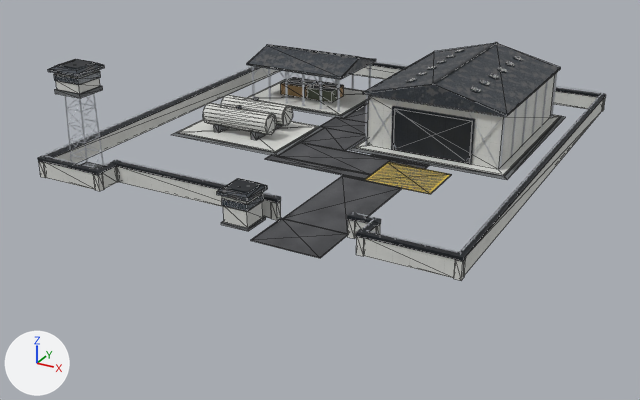
The glTF model Models/logistics_camp.glb, before and after one commit.
The view is the same before and after, from a 50 mm lens placed at (70.8, -140.6, 56.7), pointed at (-1.6, -9.0, -9.1). Every picture has the same lights, and +X, +Y and +Z are marked at lower left. The first picture is the older version. Mesh edges are drawn as thin lines on the coarser meshes. Vertices at exactly the same position are counted once.

The scene before the commit, as lines of its bpy script (objects in view):
```python
me_log_l1_concdark_007 = bpy.data.meshes.new('LOG_L1_ConcDark.007')
me_log_l1_concdark_007.from_pydata(...)  # 80 vertices, 120 faces; spans x -34.7..31.9, y -42.5..32.9, z 0.0..15.0
me_log_l1_concdark_007.materials.append(mat_mat_no_concrete_dark)  # picture img_tex_no_concrete_dark
me_log_l1_steeldark_010 = bpy.data.meshes.new('LOG_L1_SteelDark.010')
me_log_l1_steeldark_010.from_pydata(...)  # 600 vertices, 1008 faces; spans x -37.6..37.6, y -42.0..41.6, z 0.5..19.0
me_log_l1_steeldark_010.materials.append(mat_mat_no_steel_dark)  # picture img_tex_no_steel_dark
me_log_l1_windowdark_007 = bpy.data.meshes.new('LOG_L1_WindowDark.007')
me_log_l1_windowdark_007.from_pydata(...)  # a box spanning x 0.2..4.6, y -42.3..-37.9, z 3.1..4.2; a box spanning x -34.6..-29.4, y -38.6..-33.4, z 16.5..17.5
me_log_l1_windowdark_007.materials.append(mat_mat_no_window_dark)  # picture img_tex_no_window_dark
ob_log_l1_concdark = bpy.data.objects.new('LOG_L1_ConcDark', me_log_l1_concdark_007)
ob_log_l1_concdark.location = (0.0, 0.0, 0.0)
ob_log_l1_steeldark = bpy.data.objects.new('LOG_L1_SteelDark', me_log_l1_steeldark_010)
ob_log_l1_steeldark.location = (0.0, 0.0, 0.0)
ob_log_l1_windowdark = bpy.data.objects.new('LOG_L1_WindowDark', me_log_l1_windowdark_007)
ob_log_l1_windowdark.location = (0.0, 0.0, 0.0)
# also in view: 'LOG_L1_ConcLight' at (0.0, -0.4, 9.0); 'LOG_L1_HatchZone' at (17.0, -12.0, 0.1); 'LOG_L1_SteelTruss' at (0.0, 0.0, 7.4); 'LOG_L1_Asphalt' at (4.7, -8.8, 0.1); 'LOG_L1_RoofCorr' at (-2.4, -6.0, 11.9)
```
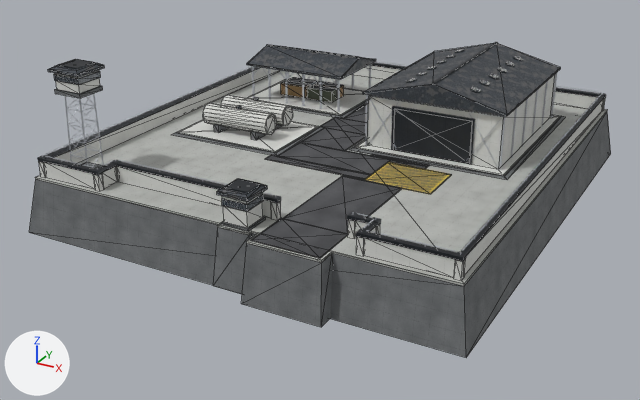
Pixel boxes [x1, y1, x2, y2] of what changed, in the pictures (640 x 400 px):
'LOG_L1_ConcDark', reshaped (14% wider, 86% taller): before [55, 85, 566, 231]; after [29, 85, 611, 358]
'LOG_L1_ConcMid', added: after [35, 71, 607, 286]
part 1 of me_log_l1_concdark_007, added: after [29, 112, 611, 358]
part 2 of me_log_l1_concdark_007, added: after [213, 228, 332, 327]

The edits, one by one:
Picture 'tex_no_concrete_mid' (img_tex_no_concrete_mid) is new.
Material 'Mat_NO_Concrete_Mid' (mat_mat_no_concrete_mid) is new.
Its texture is img_tex_no_concrete_mid.
Its roughness is 0.88.
me_log_l1_concdark_007 is used by ob_log_l1_concdark; location (0.0, 0.0, 0.0).
Verts and faces of me_log_l1_concdark_007; kept vertices keep their numbers, new ones are numbered from 80.
me_log_l1_concdark_007 had 80 vertices, 120 faces and spanned x -34.7..31.9, y -42.5..32.9, z 0.0..15.0.
me_log_l1_concdark_007 now has 104 vertices, 156 faces and spans x -39.8..39.8, y -46.5..43.8, z -10.0..15.0.
Part 1, on me_log_l1_concdark_007:
New vertex 80 is at (-39.8, -43.8, -10.0), pixel (29, 232).
New vertex 81 is at (39.8, -43.8, -10.0), pixel (466, 357).
New vertex 82 is at (39.8, 43.8, -10.0), pixel (610, 153).
New vertex 83 is at (-39.8, 43.8, -10.0).
New vertex 84 is at (-38.2, -42.2, -0.3), pixel (35, 179).
New vertex 85 is at (38.2, -42.2, -0.3), pixel (464, 286).
New vertex 86 is at (38.2, 42.2, -0.3), pixel (607, 111).
New vertex 87 is at (-38.2, 42.2, -0.3).
New faces: (80, 83, 82), (84, 85, 87), (80, 81, 85), (80, 85, 84), (81, 82, 86), (81, 86, 85).
New faces: (82, 83, 87), (82, 87, 86), (80, 84, 83), (83, 84, 87), (80, 82, 81), (85, 86, 87).
Part 2, on me_log_l1_concdark_007:
16 vertices are added at x -0.9..19.2, y -46.5..-42.2, z -9.9..-0.3.
24 new faces join them.
Mesh me_log_l1_concmid_001 is new.
It consists of a box spanning x -38.2..38.2, y -42.2..42.2, z -0.4..0.0; a box spanning x -0.4..5.2, y -42.9..-42.2, z -0.4..0.0; a box spanning x 6.4..18.6, y -45.4..-42.2, z -0.4..0.0.
It uses material mat_mat_no_concrete_mid (picture img_tex_no_concrete_mid).
Object 'LOG_L1_ConcMid' (ob_log_l1_concmid) is new; it shows me_log_l1_concmid_001.
Its location is (0.0, 0.0, 0.0).
